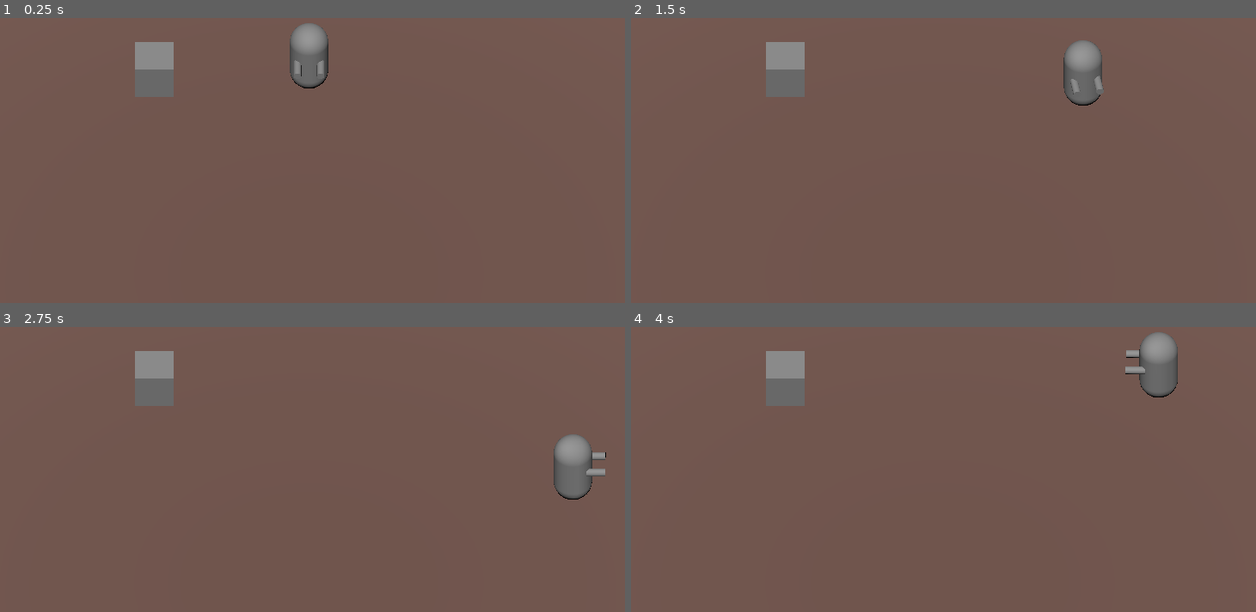
Above: before the commit, frames 1-4 (two rows, left to right).
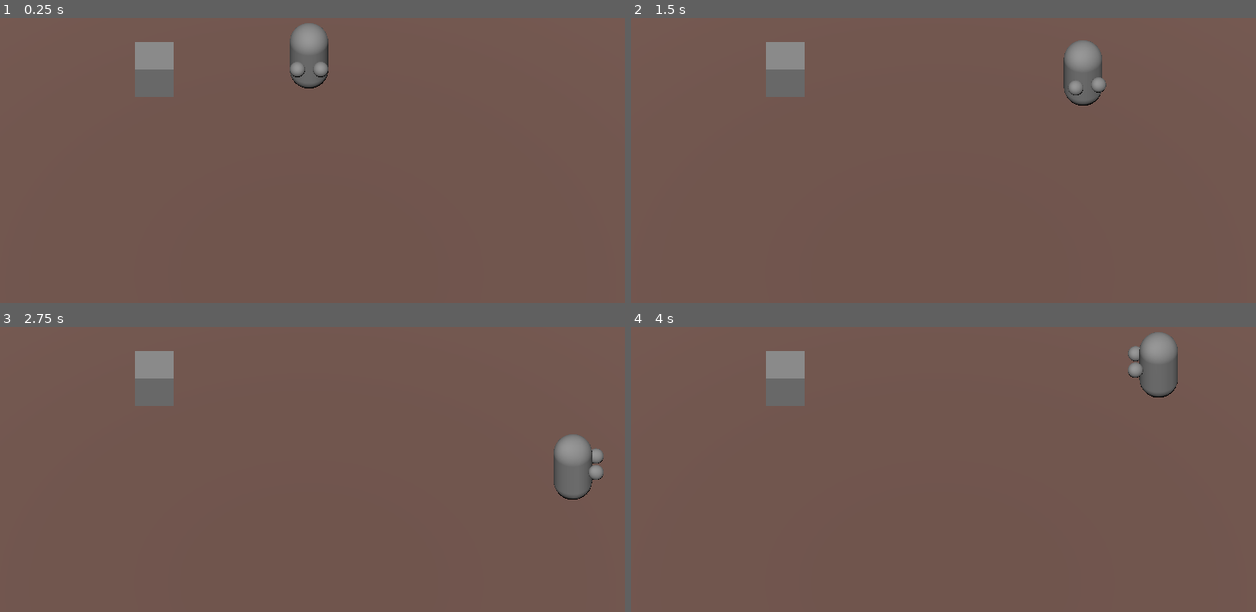
Above: after the commit, the same moments.

Repository: HjalteTagmose/HelgeSpillet
Game: Godot game, scene res://Game.tscn
The game is run twice, just before and just after one commit, with the same random seed, the same clock (stepped at 60 frames per second) and the same inputs.
Inputs:
- Up to frame 1 (0.25 s): no input
- Up to frame 2 (1.5 s): tap Enter (ui_accept) at 0.5, 0.77 s; hold Right (ui_right) 0.53-1.28 s; hold Down (ui_down) from 1.28 s (still down)
- Up to frame 3 (2.75 s): tap Enter (ui_accept) at 1.52 s; release Down (ui_down) at 2.03 s; hold Right (ui_right) from 2.03 s (still down)
- Up to frame 4 (4 s): release Right (ui_right) at 2.78 s; hold Up (ui_up) 2.78-3.53 s; tap Enter (ui_accept) at 3.02, 3.77 s; hold Left (ui_left) from 3.53 s (still down)

The runs differ from the first frame. In frame 1, less than 0.1% of the frame differs, in the area x 46-53%, y 6-25%; in frame 2, less than 0.1%; in frame 3, 0.1%; in frame 4, 0.1%, in the area x 79-87%, y 1-24%.

Commit message:
add trigger code

Diff:
--- a/Game.tscn
+++ b/Game.tscn
@@ -1,6 +1,7 @@
-[gd_scene load_steps=10 format=3 uid="uid://su7gr0kg3pwy"]
+[gd_scene load_steps=12 format=3 uid="uid://su7gr0kg3pwy"]
 
-[ext_resource type="Script" path="res://Player.gd" id="1_us2fk"]
+[ext_resource type="Script" path="res://scripts/player/player.gd" id="1_2pyfy"]
+[ext_resource type="Script" path="res://scripts/player/interact.gd" id="2_rvkvd"]
 
 [sub_resource type="BoxShape3D" id="BoxShape3D_g0p8o"]
 size = Vector3(60, 2, 60)
@@ -15,10 +16,12 @@
 
 [sub_resource type="CapsuleMesh" id="CapsuleMesh_6i5hc"]
 
-[sub_resource type="CylinderMesh" id="CylinderMesh_di00c"]
-top_radius = 0.1
-bottom_radius = 0.1
-height = 0.5
+[sub_resource type="SphereMesh" id="SphereMesh_dc7a4"]
+radius = 0.2
+height = 0.4
+
+[sub_resource type="BoxShape3D" id="BoxShape3D_rarjo"]
+size = Vector3(0.920606, 1.98684, 1.61669)
 
 [sub_resource type="BoxShape3D" id="BoxShape3D_itop8"]
 
@@ -38,8 +41,8 @@
 mesh = SubResource("BoxMesh_ml6kj")
 
 [node name="Player" type="CharacterBody3D" parent="."]
-transform = Transform3D(1, 0, 0, 0, 1, 0, 0, 0, 1, 0, 1, 0)
-script = ExtResource("1_us2fk")
+transform = Transform3D(1, 0, 0, 0, 1, 0, 0, 0, 1, -0.000441551, 1.00271, -0.000282407)
+script = ExtResource("1_2pyfy")
 
 [node name="Collision" type="CollisionShape3D" parent="Player"]
 shape = SubResource("CapsuleShape3D_k8g0v")
@@ -50,13 +53,20 @@
 
 [node name="Arm_R" type="MeshInstance3D" parent="Player/Mesh"]
 transform = Transform3D(1.91069e-15, 4.37114e-08, -1, 1, -4.37114e-08, 0, -4.37114e-08, -1, -4.37114e-08, -0.3, 0.1, 0.6)
-mesh = SubResource("CylinderMesh_di00c")
+mesh = SubResource("SphereMesh_dc7a4")
 skeleton = NodePath("../..")
 
 [node name="Arm_L" type="MeshInstance3D" parent="Player/Mesh"]
 transform = Transform3D(1.91069e-15, 4.37114e-08, -1, 1, -4.37114e-08, 0, -4.37114e-08, -1, -4.37114e-08, 0.3, 0.1, 0.6)
-mesh = SubResource("CylinderMesh_di00c")
+mesh = SubResource("SphereMesh_dc7a4")
 skeleton = NodePath("../..")
+
+[node name="Area3D" type="Area3D" parent="Player/Mesh"]
+script = ExtResource("2_rvkvd")
+
+[node name="CollisionShape3D" type="CollisionShape3D" parent="Player/Mesh/Area3D"]
+transform = Transform3D(1, 0, 0, 0, 1, 0, 0, 0, 1, 0, 0, 0.796632)
+shape = SubResource("BoxShape3D_rarjo")
 
 [node name="Camera" type="Camera3D" parent="."]
 transform = Transform3D(1, 0, 0, 0, 0.707107, 0.707107, 0, -0.707107, 0.707107, 0, 6, 6)
@@ -66,7 +76,7 @@
 [node name="Light" type="DirectionalLight3D" parent="."]
 transform = Transform3D(-0.994258, -0.0936114, -0.0518469, 0, -0.484504, 0.874789, -0.10701, 0.869766, 0.481722, -5.59683, 5.20692, 0)
 
-[node name="Meat" type="RigidBody3D" parent="."]
+[node name="Meat" type="RigidBody3D" parent="." groups=["pickupable"]]
 transform = Transform3D(1, 0, 0, 0, 1, 0, 0, 0, 1, -4, 1, 0)
 
 [node name="Collision" type="CollisionShape3D" parent="Meat"]
--- a/project.godot
+++ b/project.godot
@@ -11,7 +11,7 @@
 [application]
 
 config/name="HelgeSpillet"
-run/main_scene="res://Game.tscn"
+run/main_scene="res://game.tscn"
 config/features=PackedStringArray("4.0", "GL Compatibility")
 config/icon="res://icon.svg"
 
--- /dev/null
+++ b/scripts/player/interact.gd
@@ -0,0 +1,8 @@
+extends Area3D
+
+func _ready():
+	body_entered.connect(_on_body_entered)
+
+func _on_body_entered(body):
+	if body.is_in_group("pickupable"):
+		print("pickupable entered the trigger area.")
Renamed: Player.gd -> scripts/player/player.gd
